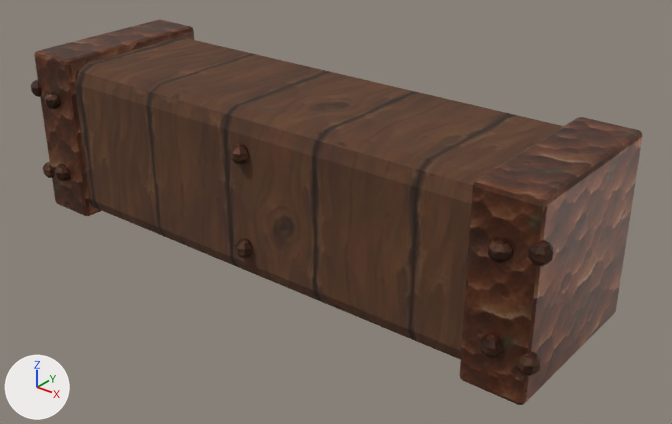
The glTF model assets/models/build/beam_half__clay_brick.glb, before and after one commit.
Camera for both pictures: a 50 mm camera at (0.925, -1.07, 0.762) aimed at (0.063, 0.007, 0.095). Every picture has the same lights, and +X, +Y and +Z are marked at lower left. The first picture is the older version. Vertices at exactly the same position are counted once.

The older version as bpy lines, for what is in view:
```python
me_sphere_009 = bpy.data.meshes.new('Sphere.009')
me_sphere_009.from_pydata(...)  # 508 vertices, 964 faces; spans x -0.515..0.515, y -0.168..0.15, z 0.0..0.3
# faces by material slot: [640, 108, 216]
me_sphere_009.materials.append(mat_copper_dark)  # picture img_copper_dark
me_sphere_009.materials.append(mat_wood_dark)  # picture img_wood_dark
me_sphere_009.materials.append(mat_copper_b)  # picture img_copper_b
ob_model = bpy.data.objects.new('model', me_sphere_009)
ob_model.location = (0.0, 0.0, 0.0)
```
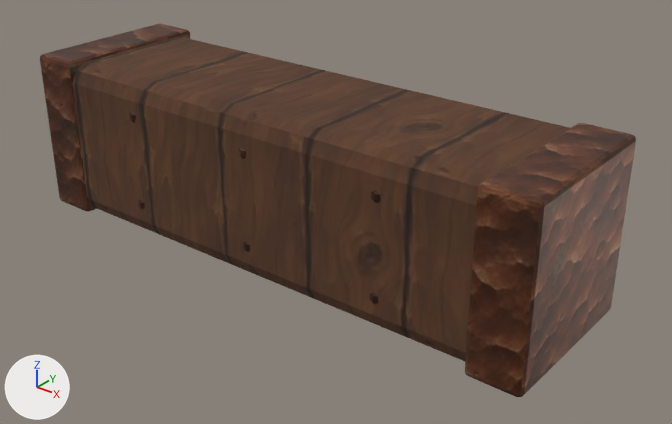
What changed in the scene script:
```text
Change me_sphere_009:
    used by ob_model
    remove me_sphere_009.from_pydata(...)  # 508 vertices, 964 faces; spans x -0.515..0.515, y -0.168..0.15, z 0.0..0.3
    add me_sphere_009.from_pydata(...)  # 508 vertices, 964 faces; spans x -0.494..0.494, y -0.144..0.144, z 0.006..0.294
    me_sphere_009 part 1: the loose piece of 34 vertices spanning x 0.485..0.515, y -0.16..-0.13, z 0.214..0.246 is moved by (-0.25, 0.017, 0.0)
    me_sphere_009 part 2: the loose piece of 34 vertices spanning x -0.465..-0.435, y -0.168..-0.138, z 0.064..0.096 is moved by (0.001, 0.025, 0.0)
    me_sphere_009 part 3: the loose piece of 34 vertices spanning x -0.465..-0.435, y -0.168..-0.138, z 0.204..0.236 is moved by (0.001, 0.025, 0.0)
    me_sphere_009 part 4: the loose piece of 34 vertices spanning x 0.435..0.465, y -0.168..-0.138, z 0.064..0.096 is moved by (-0.001, 0.025, 0.0)
    me_sphere_009 part 5: the loose piece of 34 vertices spanning x 0.435..0.465, y -0.168..-0.138, z 0.204..0.236 is moved by (-0.001, 0.025, 0.0)
    me_sphere_009 part 6: the loose piece of 34 vertices spanning x -0.515..-0.485, y -0.16..-0.13, z 0.054..0.086 is moved by (0.25, 0.017, 0.0)
    me_sphere_009 part 7: the loose piece of 34 vertices spanning x -0.515..-0.485, y -0.16..-0.13, z 0.214..0.246 is moved by (0.25, 0.017, 0.0)
    me_sphere_009 part 8: the loose piece of 34 vertices spanning x -0.015..0.015, y -0.16..-0.13, z 0.054..0.086 is moved by (0.0, 0.017, 0.0)
    me_sphere_009 part 9: the loose piece of 34 vertices spanning x -0.015..0.015, y -0.16..-0.13, z 0.214..0.246 is moved by (0.0, 0.017, 0.0)
    me_sphere_009 part 10: the loose piece of 34 vertices spanning x 0.485..0.515, y -0.16..-0.13, z 0.054..0.086 is moved by (-0.25, 0.017, 0.0)
    me_sphere_009 part 11: the loose piece of 56 vertices spanning x -0.5..-0.4, y -0.15..0.15, z 0.0..0.3 is scaled about its middle by (0.89, 0.959, 0.959), then moved by (0.001, 0.0, 0.0)
    me_sphere_009 part 12: the loose piece of 56 vertices spanning x 0.4..0.5, y -0.15..0.15, z 0.0..0.3 is scaled about its middle by (0.89, 0.959, 0.959), then moved by (-0.001, 0.0, 0.0)
    me_sphere_009 part 13: 964 kept faces spanning x -0.494..0.494, y -0.144..0.144, z 0.006..0.294 get new texture (UV) coordinates
```

What differs and where, as boxes [x1, y1, x2, y2] in the pictures (672 x 424 px; the box of a moved part takes in the faces that stretch with it):
'model', reshaped: before [31, 19, 642, 405]; after [40, 24, 636, 397]
part 1 of me_sphere_009, moved or reshaped: before [528, 240, 554, 266]; after [371, 190, 381, 203]
part 2 of me_sphere_009, moved or reshaped (not visible afterwards): before [55, 165, 70, 181]
part 3 of me_sphere_009, moved or reshaped (not visible afterwards): before [44, 92, 60, 109]
part 4 of me_sphere_009, moved or reshaped (not visible afterwards): before [480, 334, 503, 358]
part 5 of me_sphere_009, moved or reshaped (not visible afterwards): before [488, 238, 512, 263]
part 6 of me_sphere_009, moved or reshaped: before [43, 162, 54, 178]; after [139, 200, 145, 209]
part 7 of me_sphere_009, moved or reshaped: before [31, 80, 42, 97]; after [130, 112, 136, 123]
part 8 of me_sphere_009, moved or reshaped: before [235, 238, 253, 258]; after [243, 242, 250, 252]
part 9 of me_sphere_009, moved or reshaped: before [230, 144, 249, 164]; after [238, 147, 246, 159]
part 10 of me_sphere_009, moved or reshaped: before [517, 351, 541, 376]; after [369, 293, 378, 304]
part 11 of me_sphere_009, moved or reshaped: before [34, 19, 194, 216]; after [40, 24, 190, 212]
part 12 of me_sphere_009, moved or reshaped: before [460, 117, 642, 405]; after [465, 123, 636, 397]
part 13 of me_sphere_009, surface changed: before [31, 19, 642, 405]; after [40, 24, 636, 397]
